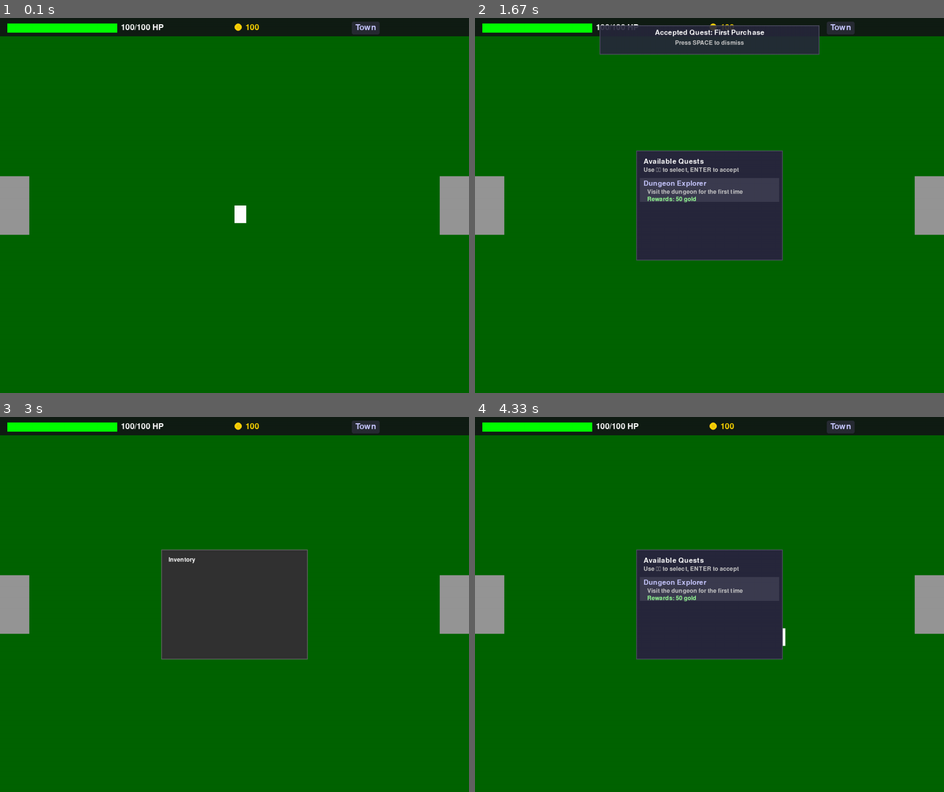
Above: before the commit, frames 1-4 (two rows, left to right).
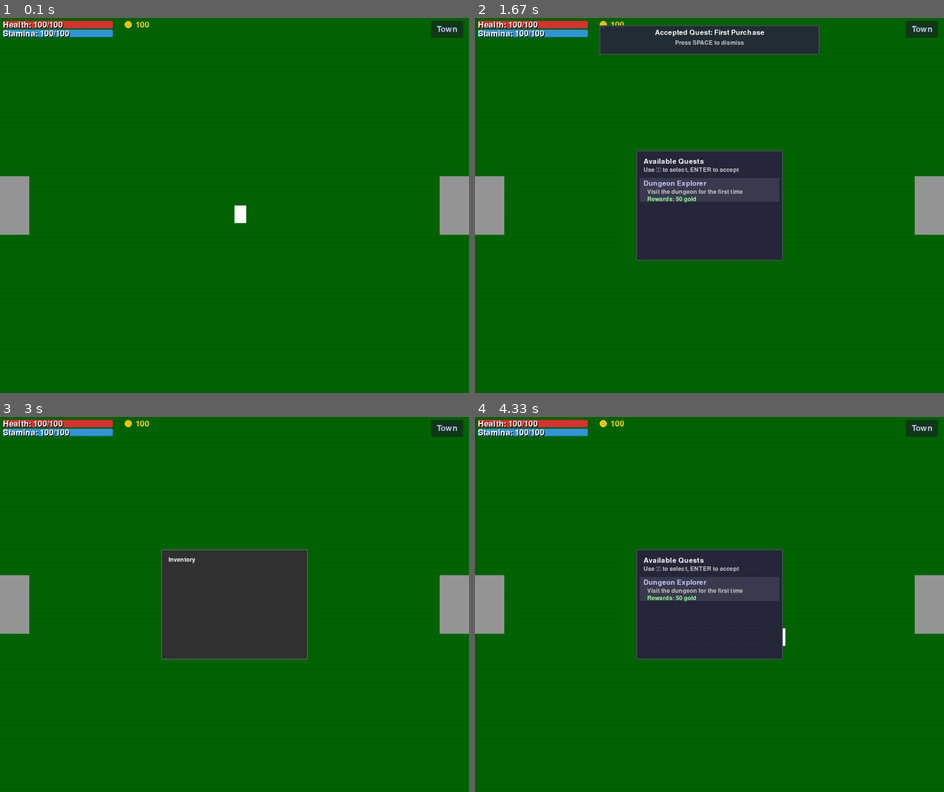
Above: after the commit, the same moments.

Repository: adamjohnlea/pygame-rpg
Game: pygame game, started from main.py
Same seed, same stepped clock (60 frames per second), same inputs: the game is played once before the commit and once after it.
Inputs:
- Up to frame 1 (0.1 s): no input
- Up to frame 2 (1.67 s): tap J at 0.33, 1.07, 1.37, 1.57 s; tap Enter at 0.67 s; hold W 1-1.47 s; hold D from 1.5 s (still down)
- Up to frame 3 (3 s): tap J at 1.87, 2.07, 2.37, 2.63, 2.97 s; release D at 1.97 s; hold A 2-2.53 s; tap Space at 2.15 s; hold S 2.57-2.87 s; tap I at 2.72 s; hold Up from 2.9 s (still down)
- Up to frame 4 (4.33 s): release Up at 3.27 s; hold D 3.3-3.93 s; tap J at 3.37, 3.67, 4.03 s; tap Space at 3.45 s; hold S from 3.97 s (still down); tap I at 4.12 s

The runs differ from the first frame. In frame 1, 4.9% of the frame differs, in the area x 0-100%, y 0-6%; in frame 2, 3.6%; in frame 3, 4.9%; in frame 4, 4.9%.

Commit message:
fix menu size issues

Diff:
--- a/game/hud.py
+++ b/game/hud.py
@@ -3,91 +3,128 @@
 
 class HUD:
     def __init__(self):
+        # Animation values
         self.animated_health = 100
+        self.animated_stamina = 100  # New stat
         self.animated_gold = 100
-        self.health_animation_speed = 0.1  # Keep health animation slower
-        self.gold_animation_speed = 0.5    # Make gold animation faster
-        self.header_height = 50  # Slightly taller header for 1080p
-        self.font = pygame.font.Font(None, 32)  # Larger font for 1080p
-        # Gold coin colors
-        self.coin_color = (255, 215, 0)  # Golden yellow
-        self.coin_border = (218, 165, 32)  # Darker gold
-        self.coin_radius = 10  # Slightly larger coin for 1080p
 
-    def draw_gold_coin(self, screen, x, y):
-        # Draw the main coin circle
-        pygame.draw.circle(screen, self.coin_color, (x, y), self.coin_radius)
-        # Draw border
-        pygame.draw.circle(screen, self.coin_border, (x, y), self.coin_radius, 1)
-        # Draw a simple '$' or 'G' in the middle
-        mini_font = pygame.font.Font(None, 16)
-        symbol = mini_font.render("G", True, self.coin_border)
-        symbol_rect = symbol.get_rect(center=(x, y))
-        screen.blit(symbol, symbol_rect)
+        # Animation speeds
+        self.health_animation_speed = 0.1
+        self.stamina_animation_speed = 0.15
+        self.gold_animation_speed = 0.5
+
+        # Layout
+        self.header_height = 80  # Increased height to fit all elements
+        self.padding = 8  # Slightly reduced padding
+        self.bar_height = 20  # Slightly smaller bars
+        self.bar_spacing = 24  # Reduced spacing between bars
+
+        # Fonts
+        self.font = pygame.font.Font(None, 32)
+        self.small_font = pygame.font.Font(None, 24)
+
+        # Colors
+        self.colors = {
+            'bar_bg': (40, 40, 40, 180),  # Added alpha for transparency
+            'health_full': (220, 50, 50),    # Red for health
+            'stamina_full': (50, 150, 220),  # Blue for stamina
+            'gold': (255, 215, 0),
+            'gold_border': (218, 165, 32),
+            'text': (255, 255, 255),
+            'text_shadow': (0, 0, 0),
+            'location_bg': (40, 44, 52, 180),  # Added alpha for transparency
+            'location_text': (200, 200, 255)
+        }
+
+    def draw_stat_bar(self, surface, x, y, width, current, maximum, color, label):
+        # Draw background with rounded corners
+        pygame.draw.rect(surface, self.colors['bar_bg'],
+                        (x, y, width, self.bar_height),
+                        border_radius=3)
+
+        # Draw the filled portion with rounded corners
+        fill_width = int(width * (current / maximum))
+        if fill_width > 0:  # Only draw if there's something to fill
+            pygame.draw.rect(surface, color,
+                           (x, y, fill_width, self.bar_height),
+                           border_radius=3)
+
+        # Draw text with shadow effect
+        text = self.font.render(f"{label}: {int(current)}/{maximum}", True, self.colors['text_shadow'])
+        surface.blit(text, (x + 2, y + 2))  # Shadow
+        text = self.font.render(f"{label}: {int(current)}/{maximum}", True, self.colors['text'])
+        surface.blit(text, (x, y))
+
+    def draw_gold_display(self, surface, x, y):
+        # Draw coin icon
+        pygame.draw.circle(surface, self.colors['gold'], (x, y + self.bar_height//2), 10)
+        pygame.draw.circle(surface, self.colors['gold_border'], (x, y + self.bar_height//2), 10, 1)
+
+        # Draw 'G' symbol
+        symbol = self.small_font.render("G", True, self.colors['gold_border'])
+        symbol_rect = symbol.get_rect(center=(x, y + self.bar_height//2))
+        surface.blit(symbol, symbol_rect)
+
+        # Draw amount
+        gold_text = self.font.render(str(int(self.animated_gold)), True, self.colors['gold'])
+        surface.blit(gold_text, (x + 20, y))
+
+    def draw_location_display(self, surface, room_name, width):
+        room_text = self.font.render(room_name.capitalize(), True, self.colors['location_text'])
+        text_width = room_text.get_width()
+        text_height = room_text.get_height()
+
+        # Position the location display on the right
+        x = width - text_width - self.padding * 4
+
+        # Calculate background rectangle with more padding in both directions
+        bg_rect = pygame.Rect(x - self.padding * 2, self.padding,
+                            text_width + self.padding * 4,
+                            text_height + self.padding * 3)  # Increased vertical padding
+
+        # Draw simple background
+        pygame.draw.rect(surface, (30, 33, 40, 160), bg_rect, border_radius=5)
+
+        # Draw text centered in the background
+        text_y = bg_rect.y + (bg_rect.height - text_height) // 2
+        surface.blit(room_text, (x, text_y))
 
     def update(self, player_stats):
-        # Smoothly animate health changes
-        target_health = player_stats['health']
-        if self.animated_health != target_health:
-            diff = target_health - self.animated_health
+        # Update health animation
+        if self.animated_health != player_stats['health']:
+            diff = player_stats['health'] - self.animated_health
             self.animated_health += diff * self.health_animation_speed
 
-        # Smoothly animate gold changes
-        target_gold = player_stats['gold']
-        if self.animated_gold != target_gold:
-            diff = target_gold - self.animated_gold
+        # Update stamina animation
+        if self.animated_stamina != player_stats['stamina']:
+            diff = player_stats['stamina'] - self.animated_stamina
+            self.animated_stamina += diff * self.stamina_animation_speed
+
+        # Update gold animation
+        if self.animated_gold != player_stats['gold']:
+            diff = player_stats['gold'] - self.animated_gold
             self.animated_gold += diff * self.gold_animation_speed
-            # If we're very close to target, just snap to it
-            if abs(self.animated_gold - target_gold) < 1:
-                self.animated_gold = target_gold
+            if abs(self.animated_gold - player_stats['gold']) < 1:
+                self.animated_gold = player_stats['gold']
 
     def render(self, screen, player_stats, current_room):
-        # Create a semi-transparent surface for the header bar
-        header_surface = pygame.Surface((1280, self.header_height))
-        header_surface.fill((20, 22, 24))
-        header_surface.set_alpha(230)
+        # Create UI elements surface with alpha channel
+        ui_surface = pygame.Surface((1280, self.header_height), pygame.SRCALPHA)
 
-        # Draw header bar background
-        screen.blit(header_surface, (0, 0))
+        # Draw stat bars
+        self.draw_stat_bar(ui_surface, self.padding, self.padding,
+                          300, self.animated_health, player_stats['max_health'],
+                          self.colors['health_full'], "Health")
 
-        # Draw health bar background
-        health_bar_width = 300  # Wider health bar for 1080p
-        pygame.draw.rect(screen, (40, 40, 40), (20, 15, health_bar_width, 25))
+        self.draw_stat_bar(ui_surface, self.padding, self.padding + self.bar_spacing,
+                          300, self.animated_stamina, player_stats['max_stamina'],
+                          self.colors['stamina_full'], "Stamina")
 
-        # Calculate health percentage and color
-        health_percent = self.animated_health / player_stats['max_health']
-        health_width = int(health_bar_width * health_percent)
+        # Draw gold display
+        self.draw_gold_display(ui_surface, 350, self.padding)
 
-        # Interpolate color from red to green based on health
-        health_color = (
-            int(255 * (1 - health_percent)),  # Red component
-            int(255 * health_percent),        # Green component
-            0                                 # Blue component
-        )
+        # Draw location display
+        self.draw_location_display(ui_surface, current_room, 1280)
 
-        # Draw animated health bar
-        pygame.draw.rect(screen, health_color, (20, 15, health_width, 25))
-
-        # Draw health text
-        health_text = self.font.render(
-            f"{int(self.animated_health)}/{player_stats['max_health']} HP",
-            True, (255, 255, 255)
-        )
-        screen.blit(health_text, (330, 15))
-
-        # Draw custom gold coin and amount
-        self.draw_gold_coin(screen, 650, 25)  # Adjusted position for 1080p
-        gold_text = self.font.render(
-            str(int(self.animated_gold)), True, self.coin_color
-        )
-        screen.blit(gold_text, (670, 15))  # Adjusted position for 1080p
-
-        # Draw room name with a background highlight
-        room_text = self.font.render(current_room.capitalize(), True, (200, 200, 255))
-        text_width = room_text.get_width()
-
-        # Draw a subtle background for the room name
-        pygame.draw.rect(screen, (40, 44, 52),
-                        (960, 10, text_width + 20, 35),  # Adjusted for 1280x1024
-                        border_radius=5)
-        screen.blit(room_text, (970, 15))  # Adjusted for 1280x1024
+        # Render to screen
+        screen.blit(ui_surface, (0, 0))
--- a/game/player.py
+++ b/game/player.py
@@ -20,6 +20,8 @@
         self.stats = {
             "health": 100,
             "max_health": 100,
+            "stamina": 100,
+            "max_stamina": 100,
             "attack": 10,
             "defense": 5,
             "gold": 100
--- a/game/shop.py
+++ b/game/shop.py
@@ -66,5 +66,7 @@
         instructions = font.render("↑↓: Select item, Enter: Buy", True, (200, 200, 200))
         shop_surface.blit(instructions, (20, 250))
 
-        # Draw shop at center of screen
-        screen.blit(shop_surface, (200, 150))
+        # Center the shop menu on screen
+        shop_x = (1280 - shop_surface.get_width()) // 2
+        shop_y = (1024 - shop_surface.get_height()) // 2
+        screen.blit(shop_surface, (shop_x, shop_y))
